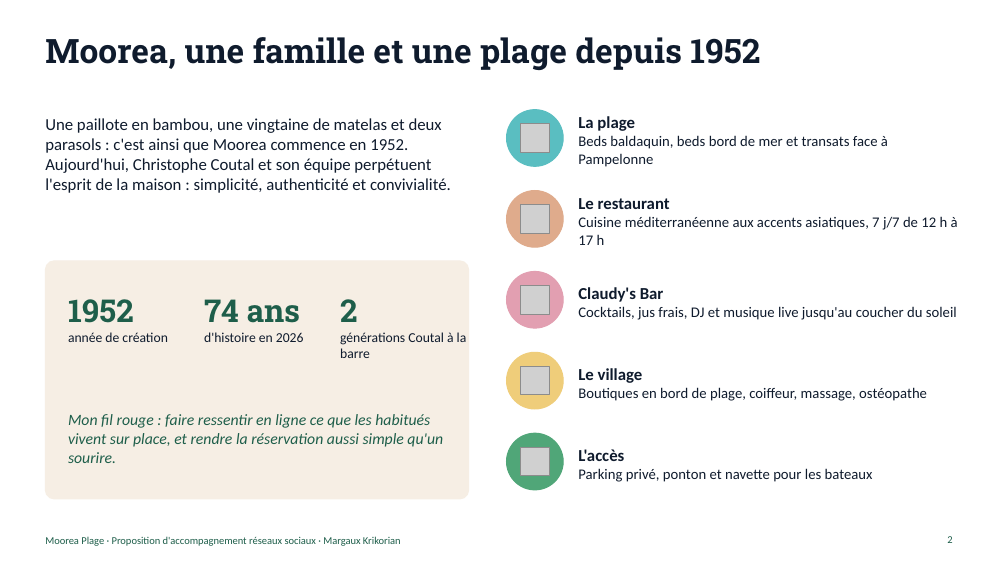
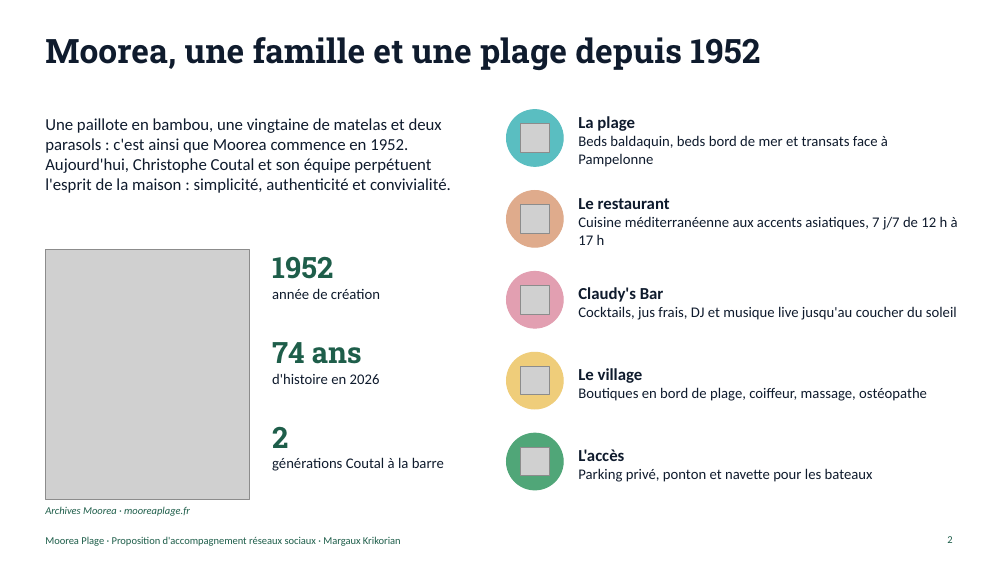
Before and after one commit to margaritakrikorian-ai/Assistant-CM, a slide deck: slide 2 of prospection/moorea-plage/Moorea-Plage-proposition.pptx. Drawn at 1008x567 pixels with LibreOffice and Linux fonts; fonts in the diff are those of the drawing; grey boxes stand for pictures. Boxes give left, top, right and bottom in pixels: in the first picture for what was removed or moved away, otherwise in the second. Text is boxed around its words. In the diff, an @@ line names an element or a change of style, - is before the commit and + after.

```diff
--- a/prospection/moorea-plage/Moorea-Plage-proposition.pptx
+++ b/prospection/moorea-plage/Moorea-Plage-proposition.pptx
@@ rounded rectangle removed at (45, 261, 469, 499) @@
@@ picture added at (45, 250, 250, 499) @@
@@ text "1952": place and size @@
-text "1952" at (68, 299, 167, 342)
+text "1952" at (272, 256, 380, 299)
@@ text "1952" at (272, 256, 380, 299): size 30 to 28 pt in "1952"; size 13 to 14 pt in "année de création" @@
@@ text "74 ans": place and size @@
-text "74 ans" at (204, 299, 304, 342)
+text "74 ans" at (272, 342, 380, 384)
@@ text "74 ans" at (272, 342, 380, 384): size 30 to 28 pt in "74 ans"; size 13 to 14 pt in "d'histoire en 2026" @@
@@ text removed at (68, 414, 443, 463) @@
-Mon fil rouge : faire ressentir en ligne ce que les habitués vivent sur place, et rendre la réservation aussi simple qu'un sourire.
@@ text "2": place and size @@
-text "2" at (340, 299, 467, 358)
+text "2" at (272, 426, 444, 471)
@@ text "2" at (272, 426, 444, 471): size 30 to 28 pt in "2"; size 13 to 14 pt @@
@@ text added at (45, 507, 190, 516), 10 pt, text #1E5E4A, italic @@
+Archives Moorea · mooreaplage.fr
```
Also in this commit, not shown: 9 other slides changed, 18 other files.
